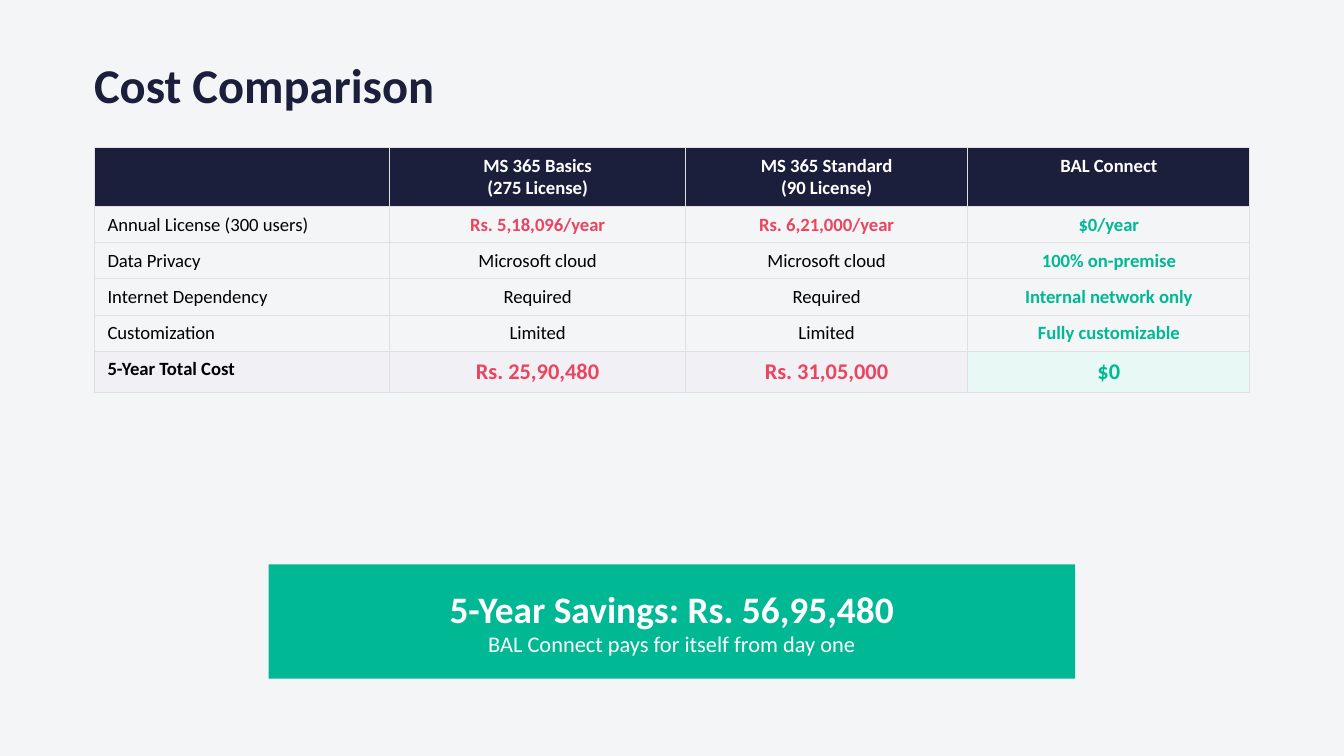
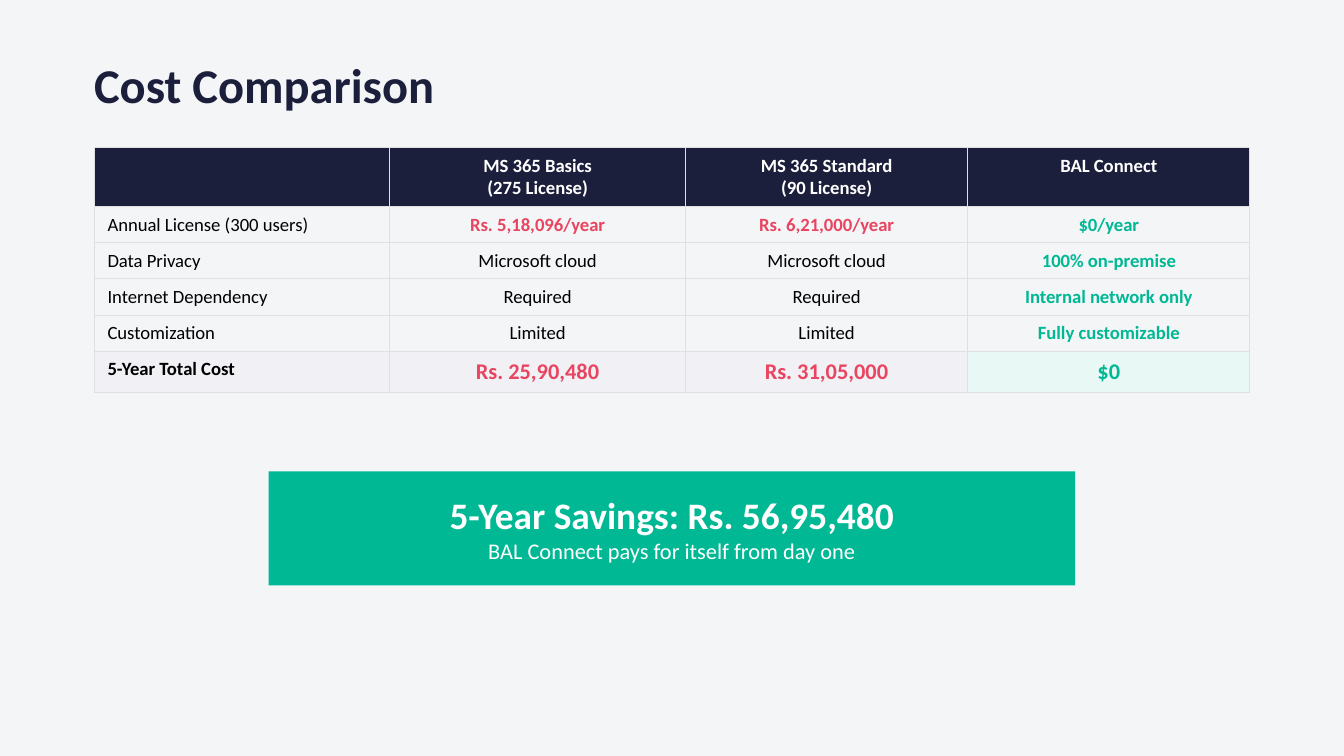
Before and after one commit to dipesh3088balasorealloys/Internal_Communication, a slide deck: slide 8 of docs/BAL_Connect_V1_Progress_Report_updated_ppt.pptx (slide 10 before the commit). Drawn at 1344x756 pixels with LibreOffice and Linux fonts; fonts in the diff are those of the drawing. Boxes give left, top, right and bottom in pixels: in the first picture for what was removed or moved away, otherwise in the second. Text is boxed around its words. In the diff, an @@ line names an element or a change of style, - is before the commit and + after.

```diff
--- a/docs/BAL_Connect_V1_Progress_Report_updated_ppt.pptx
+++ b/docs/BAL_Connect_V1_Progress_Report_updated_ppt.pptx
@@ text "5-Year Savings: Rs. 56,95,480": place and size @@
-text "5-Year Savings: Rs. 56,95,480" at box(450, 596, 894, 656)
+text "5-Year Savings: Rs. 56,95,480" at box(450, 502, 894, 563)
@@ rectangle: place and size @@
-rectangle at box(269, 564, 1075, 679)
+rectangle at box(269, 472, 1075, 586)
```
Also in this commit, not shown: 5 other slides changed, 2 slides added, 4 slides removed, 9 other files.
